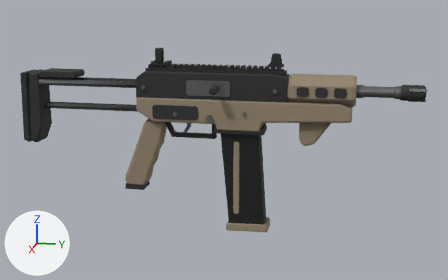
Two versions of the glTF model assets/models/weapons/mako_pdw.glb, one commit apart.
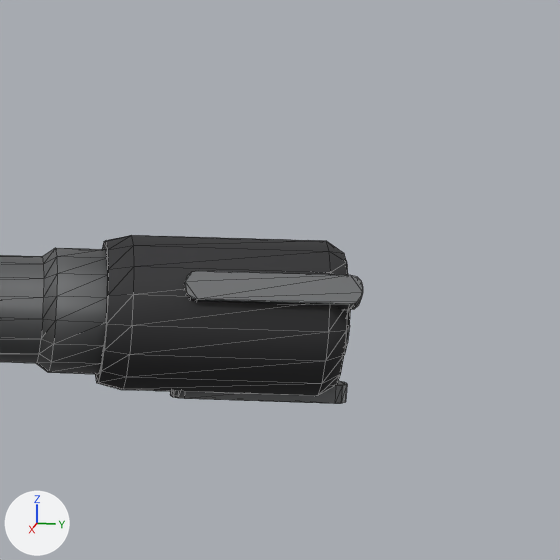
The first picture shows the older version from a 50 mm lens placed at (1.028, 0.225, 0.185), pointed at (0.008, 0.021, -0.07). The close-ups show the older and then the newer version on the part from 87% to 100% of the width and 22% to 42% of the height of that picture. Only the edits that show in the close-ups are written down. The lights are fixed; the arrows at lower left show +X, +Y and +Z. The close-ups show mesh edges as thin lines. Where no turn or scale is listed for an object, it has been applied to the vertices. Vertices at exactly the same position are counted once.

Script lines for the objects in view, before the commit:
```python
me_barrel = bpy.data.meshes.new('Barrel')
me_barrel.from_pydata(...)  # 280 vertices, 536 faces; spans x -0.0131..0.0131, y -0.005..0.11, z -0.0137..0.013
# faces by material slot: [368, 168]
me_barrel.materials.append(mat_gunmetal)
me_barrel.materials.append(mat_matteblack)
ob_barrel = bpy.data.objects.new('Barrel', me_barrel)
ob_barrel.location = (0.0, 0.24, 0.02)
```
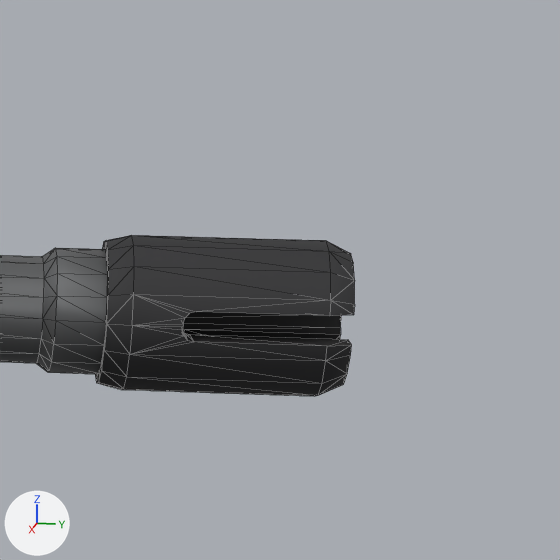
Location of each change, (x1, y1, x2, y2) in pixels of the close-ups (560 x 560 px):
'Barrel', reshaped
    before: (0, 235, 363, 404)
    after: (0, 235, 355, 396)
part 1 of me_barrel, deleted
    before: (170, 381, 347, 404)
part 2 of me_barrel, deleted
    before: (185, 271, 363, 310)
part 3 of me_barrel, cut back
    before: (130, 241, 350, 395)
    after: (95, 241, 355, 395)

The change in detail:
me_barrel is used by ob_barrel; location (0.0, 0.24, 0.02).
me_barrel had 280 vertices, 536 faces and spanned x -0.0131..0.0131, y -0.005..0.11, z -0.0137..0.013.
me_barrel now has 304 vertices, 632 faces and spans x -0.013..0.013, y -0.11..0.109, z -0.013..0.013.
me_barrel part 1: the loose piece of 32 vertices spanning x -0.0025..0.0025, y 0.082..0.11, z -0.0137..-0.0107 is deleted.
me_barrel part 2: the loose piece of 32 vertices spanning x 0.008..0.0131, y 0.082..0.11, z 0.0032..0.009 is deleted.
me_barrel part 3: 4 vertices moved from x -0.0102..0.0, y 0.108, z -0.011..0.0042 to x -0.0085..-0.0031, y 0.105..0.109, z -0.0104..0.0078; 36 vertices removed from x -0.011..0.013, y 0.105..0.109, z -0.012..0.012; 124 vertices added at x -0.011..0.013, y 0.035..0.109, z -0.0122..0.0122.
Other edits to the shape of me_barrel do not show in these pictures.
